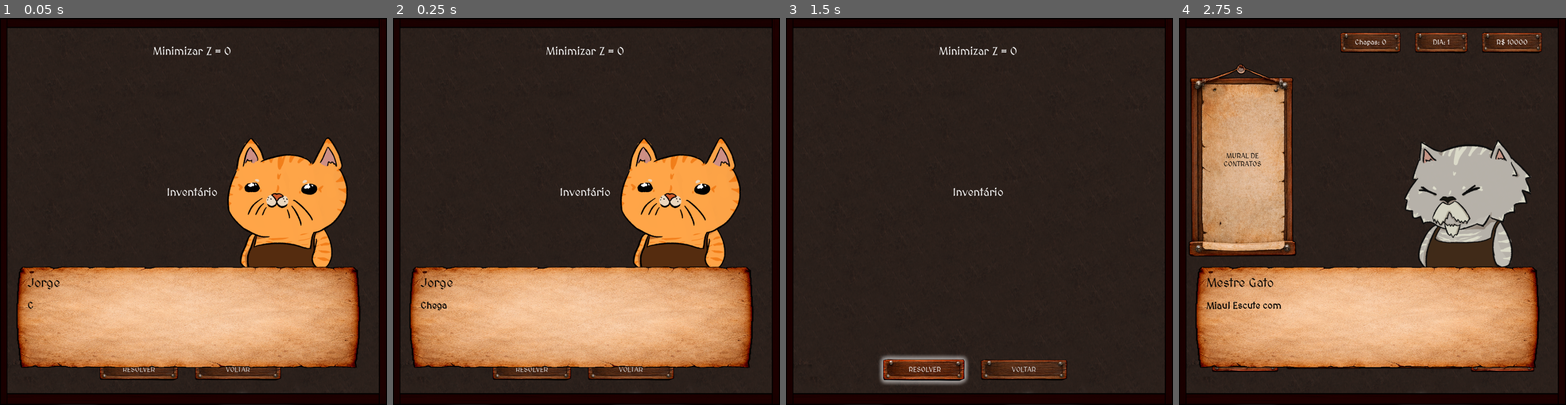
Above: before the commit, frames 1-4 (left to right).
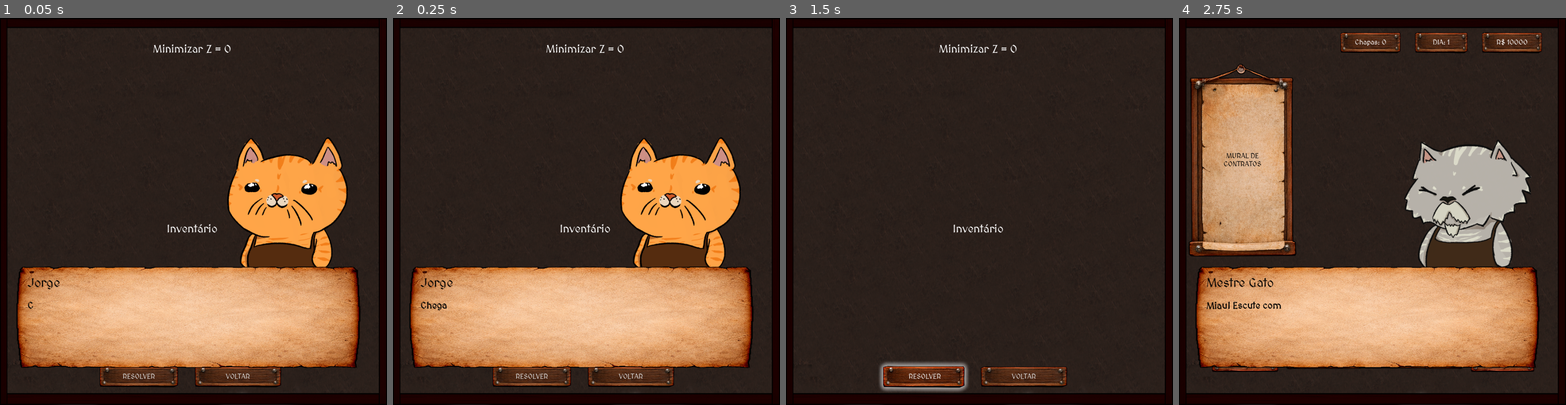
Above: after the commit, the same moments.

Repository: VitaumOS/Jogo_IC-Godot
Game: Godot game, scene res://scene/ModelagemMatematica.tscn
The game is run twice, just before and just after one commit, with the same random seed, the same clock (stepped at 60 frames per second) and the same inputs. This scene is started directly instead of the project's main scene.
Inputs (mouse positions are in pixels of both pictures, inside the frame that each line leads up to):
- Up to frame 1 (0.05 s): no input
- Up to frame 2 (0.25 s): no input
- Up to frame 3 (1.5 s): tap Enter (ui_accept) at 0.5, 0.77 s; move the mouse to (1064, 192) at 0.52 s; click (1064, 192) at 0.67 s; click "RESOLVER" at 1.25 s
- Up to frame 4 (2.75 s): click "VOLTAR" at 2 s

The runs differ from the first frame. In frame 1, 1.9% of the frame differs, in the area x 25-73%, y 6-96%; in frame 2, 1.9%; in frame 3, 3.4%, in the area x 24-73%, y 6-97%; in frame 4, nothing differs.

Commit message:
Modificações da Modelagem Matemática
Inseri as mudanças da miniatura de padrão de corte na modelagem matemática e no treino

Diff:
--- a/scene/ModelagemMatematica.tscn
+++ b/scene/ModelagemMatematica.tscn
@@ -21,7 +21,7 @@
 [node name="MainMargin" type="Control" parent="." unique_id=697386958]
 anchors_preset = 0
 offset_left = 11.0
-offset_top = 43.0
+offset_top = 11.0
 offset_right = 888.0
 offset_bottom = 873.0
 
@@ -30,14 +30,15 @@
 offset_left = 11.0
 offset_top = 21.0
 offset_right = 861.0
-offset_bottom = 854.0
+offset_bottom = 865.0
 
 [node name="PainelEsquerdo" type="VBoxContainer" parent="MainMargin/LayoutPrincipal" unique_id=15311472]
 layout_mode = 2
 
 [node name="PainelFuncao" type="HBoxContainer" parent="MainMargin/LayoutPrincipal/PainelEsquerdo" unique_id=347437643]
+custom_minimum_size = Vector2(0, 83.68)
 layout_mode = 2
-theme_override_constants/separation = 22
+theme_override_constants/separation = 7
 alignment = 1
 
 [node name="FuncaoObjetivo" type="Label" parent="MainMargin/LayoutPrincipal/PainelEsquerdo/PainelFuncao" unique_id=587102331]
@@ -48,15 +49,16 @@
 vertical_alignment = 1
 
 [node name="Spacer" type="Control" parent="MainMargin/LayoutPrincipal/PainelEsquerdo" unique_id=1002267743]
-custom_minimum_size = Vector2(0, 44.955)
+custom_minimum_size = Vector2(0, 5.69)
 layout_mode = 2
 
 [node name="ContainerRestricoes" type="VBoxContainer" parent="MainMargin/LayoutPrincipal/PainelEsquerdo" unique_id=866054742]
-custom_minimum_size = Vector2(850, 240.23)
+custom_minimum_size = Vector2(850, 341.255)
 layout_mode = 2
+theme_override_constants/separation = -13
 
 [node name="PainelDireito" type="VBoxContainer" parent="MainMargin/LayoutPrincipal" unique_id=1305794751]
-custom_minimum_size = Vector2(0, 371.295)
+custom_minimum_size = Vector2(0, 345)
 layout_mode = 2
 
 [node name="TituloInventario" type="Label" parent="MainMargin/LayoutPrincipal/PainelDireito" unique_id=1285108412]
@@ -66,11 +68,11 @@
 horizontal_alignment = 1
 
 [node name="ScrollPadroes" type="ScrollContainer" parent="MainMargin/LayoutPrincipal/PainelDireito" unique_id=286250799]
-custom_minimum_size = Vector2(300, 380)
+custom_minimum_size = Vector2(300, 300)
 layout_mode = 2
 
 [node name="ContainerPadroesSelecao" type="VBoxContainer" parent="MainMargin/LayoutPrincipal/PainelDireito/ScrollPadroes" unique_id=735313933]
-custom_minimum_size = Vector2(800, 380)
+custom_minimum_size = Vector2(800, 300)
 layout_mode = 2
 
 [node name="Botoes" type="HBoxContainer" parent="MainMargin/LayoutPrincipal" unique_id=1170674162]
@@ -103,10 +105,10 @@
 
 [node name="ResultadoCortesLabel" type="Label" parent="." unique_id=959085558]
 layout_mode = 0
-offset_left = 24.0
-offset_top = 288.0
-offset_right = 888.0
-offset_bottom = 374.0
+offset_left = 615.0
+offset_top = 506.0
+offset_right = 877.0
+offset_bottom = 792.0
 horizontal_alignment = 1
 
 [node name="SistemaDialogo" parent="." unique_id=477801998 instance=ExtResource("5_0v088")]
--- a/scene/Telainicial.tscn
+++ b/scene/Telainicial.tscn
@@ -64,7 +64,7 @@
 offset_top = 839.0
 offset_right = 874.0
 offset_bottom = 863.0
-text = "V0.1 - Teste"
+text = "V0.4 - Teste"
 horizontal_alignment = 1
 
 [connection signal="pressed" from="MenuBotoes/BtnJogar" to="." method="_on_btn_jogar_pressed"]
--- a/scene/TreinoModelagem.tscn
+++ b/scene/TreinoModelagem.tscn
@@ -51,6 +51,7 @@
 vertical_alignment = 1
 
 [node name="MiniaturaModeloChapa" parent="MainMargin/LayoutPrincipal/PainelEsquerdo/PainelFuncao" unique_id=1265181084 instance=ExtResource("3_2kx74")]
+visible = false
 layout_mode = 2
 
 [node name="ScrollRestricoes" type="ScrollContainer" parent="MainMargin/LayoutPrincipal/PainelEsquerdo" unique_id=1281827232]
@@ -94,6 +95,7 @@
 text = "RESOLVER"
 
 [node name="Voltar" type="Button" parent="MainMargin/LayoutPrincipal/Botoes" unique_id=1945429112]
+custom_minimum_size = Vector2(150, 0)
 layout_mode = 2
 theme_override_styles/normal = ExtResource("3_b2rob")
 text = "VOLTAR"
--- a/scene/aux_scene/miniatura_modelo_chapa.tscn
+++ b/scene/aux_scene/miniatura_modelo_chapa.tscn
@@ -14,17 +14,17 @@
 offset_bottom = -10.9
 
 [node name="Sprite" type="Sprite2D" parent="." unique_id=1691938254]
-position = Vector2(23, 48)
-scale = Vector2(0.2908745, 0.27368423)
+position = Vector2(13, 40)
+scale = Vector2(0.21387832, 0.18421052)
 texture = ExtResource("1_fw3ul")
 
 [node name="Numero" type="Label" parent="." unique_id=372807820]
 layout_mode = 1
 anchors_preset = -1
 offset_left = 4.0
-offset_top = 66.0
+offset_top = 43.0
 offset_right = 44.0
-offset_bottom = 90.0
+offset_bottom = 67.0
 theme_override_font_sizes/font_size = 18
 text = "N"
 horizontal_alignment = 1
--- a/scene/aux_scene/restricao.tscn
+++ b/scene/aux_scene/restricao.tscn
@@ -40,7 +40,7 @@
 
 [node name="Restricao" type="HBoxContainer" parent="." unique_id=2021102660]
 layout_mode = 2
-theme_override_constants/separation = 6
+theme_override_constants/separation = 4
 
 [node name="Termo" parent="Restricao" unique_id=115538670 instance=ExtResource("2_ano4k")]
 layout_mode = 2
--- a/scene/aux_scene/termo_restricao.tscn
+++ b/scene/aux_scene/termo_restricao.tscn
@@ -7,7 +7,7 @@
 offset_top = 11.0
 offset_right = 32.0
 offset_bottom = 97.0
-theme_override_constants/separation = 19
+theme_override_constants/separation = 13
 alignment = 1
 
 [node name="Qtd" type="Label" parent="." unique_id=215772531]
--- a/script/ModelagemMatematica.gd
+++ b/script/ModelagemMatematica.gd
@@ -1,7 +1,9 @@
 extends Control
 
 var cena_padrao_visual = load("res://scene/aux_scene/Padrao_Corte.tscn")
+var restricao = load("res://scene/aux_scene/restricao.tscn")
 var miniatura = load("res://scene/aux_scene/miniatura_modelo_chapa.tscn")
+var termo_restricao = load("res://scene/aux_scene/termo_restricao.tscn")
 
 @onready var funcao_objetivo_lbl = $MainMargin/LayoutPrincipal/PainelEsquerdo/PainelFuncao/FuncaoObjetivo
 @onready var container_funcao = $MainMargin/LayoutPrincipal/PainelEsquerdo/PainelFuncao
@@ -80,63 +82,67 @@
 			padroes_selecionados_indices.append(idx_padrao)
 	else:
 		padroes_selecionados_indices.erase(idx_padrao)
+	_gerar_restricoes_demanda()
 	_atualizar_equacoes_na_tela()
 	_reorganizar_texto_botoes()
 
 func _reorganizar_texto_botoes() -> void:
 	var idx_atual = 0
 	for item in container_padroes_selecao.get_children():
-		if item is HBoxContainer:
-			var btn = item.get_child(0) as Button
-			if btn:
-				if btn.is_pressed():
-					var posicao_na_equacao = padroes_selecionados_indices.find(idx_atual)
-					btn.text = " Ativo [x%d] " % (posicao_na_equacao + 1)
-				else:
-					btn.text = " Incluir "
-		idx_atual += 1
+		var btn = item.get_child(0) as Button
+		if btn.is_pressed():
+			var posicao_na_equacao = padroes_selecionados_indices.find(idx_atual)
+			btn.text = " Ativo [%d] " % (posicao_na_equacao + 1)
+		else:
+			btn.text = " Incluir "
+	idx_atual += 1
 
 func _gerar_restricoes_demanda() -> void:
 	if not container_restricoes: return
 
 	for child in container_restricoes.get_children():
 		child.queue_free()
-	inputs_demanda.clear()
 
 	if not Global.contrato_ativo: return
 
 	var demanda_contrato = Global.contrato_ativo.demanda
 	for i in range(demanda_contrato.size()):
 		if demanda_contrato[i] > 0:
-			var nome_peca = Global.pecas_disponiveis[i].nome
-
-			var h_box = HBoxContainer.new()
-			h_box.alignment = BoxContainer.ALIGNMENT_CENTER
-
-			var lbl_nome = Label.new()
-			lbl_nome.text = nome_peca + ": "
-			h_box.add_child(lbl_nome)
-
-			var lbl_tecnica = Label.new()
+			var rest = restricao.instantiate()
+			rest.find_child("Peca").texture = load(Global.pecas_disponiveis[i].caminho_textura)
+			var lbl_tecnica = rest.find_child("Restricao")
 			lbl_tecnica.name = "CoeficientesPeca_" + str(i)
-			lbl_tecnica.text = "0"
-			h_box.add_child(lbl_tecnica)
-
-			var lbl_sinal = Label.new()
-			lbl_sinal.text = "  >=  "
-			h_box.add_child(lbl_sinal)
-
-			var input_qtd = LineEdit.new()
-			input_qtd.custom_minimum_size = Vector2(60, 0)
-			input_qtd.alignment = HORIZONTAL_ALIGNMENT_CENTER
-
-			input_qtd.text_changed.connect(func(novo_texto):
-				input_qtd.text = RegEx.create_from_string("[0-9]*").search(novo_texto).get_string()
-			)
-
-			h_box.add_child(input_qtd)
-			container_restricoes.add_child(h_box)
-			inputs_demanda[i] = input_qtd
+
+			for child in lbl_tecnica.get_children():
+				child.queue_free()
+
+			var primeiro_termo = true
+			for j in range(padroes_selecionados_indices.size()):
+				var padrao = Global.padroes_desbloqueados[padroes_selecionados_indices[j]]
+				var comp_padrao = padrao.get("composicao", [])
+				var qtd_na_chapa = comp_padrao[i] if i < comp_padrao.size() else 0
+
+				if qtd_na_chapa > 0:
+					if not primeiro_termo:
+						var lbl_mais = Label.new()
+						lbl_mais.text = "     +"
+						lbl_mais.vertical_alignment = VERTICAL_ALIGNMENT_CENTER
+						lbl_mais.add_theme_font_size_override("font_size", 26)
+						lbl_tecnica.add_child(lbl_mais)
+					primeiro_termo = false
+
+					var termo = termo_restricao.instantiate()
+					termo.find_child("Qtd").text = str(qtd_na_chapa)
+					termo.find_child("Miniatura").find_child("Numero").text = str(j + 1)
+					lbl_tecnica.add_child(termo)
+			if primeiro_termo:
+				var lbl_zero = Label.new()
+				lbl_zero.text = "0"
+				lbl_zero.add_theme_font_size_override("font_size", 26)
+				lbl_tecnica.add_child(lbl_zero)
+
+			rest.find_child("demanda").text = str(demanda_contrato[i])
+			container_restricoes.add_child(rest)
 
 func _atualizar_equacoes_na_tela() -> void:
 	var termos_funcao_obj = []
@@ -150,43 +156,19 @@
 				child.queue_free()
 	else:
 		funcao_objetivo_lbl.text = "Minimizar Z = "
-		container_funcao.add_theme_constant_override("separation", 8)
-
 		for child in container_funcao.get_children():
 			if child != funcao_objetivo_lbl:
 				child.queue_free()
 
 		for i in range(padroes_selecionados_indices.size()):
 			if i > 0:
-				var lbl_mais = Label.new(); lbl_mais.text = "          +"
+				var lbl_mais = Label.new(); lbl_mais.text = "    +"
+				lbl_mais.add_theme_font_size_override("font_size", 26)
 				container_funcao.add_child(lbl_mais)
 			var mini = miniatura.instantiate()
 			container_funcao.add_child(mini)
-			mini.find_child("Numero").text = str(i + 1)
-
-
-	if not Global.contrato_ativo: return
-	var demanda_contrato = Global.contrato_ativo.demanda
-
-	for i in range(demanda_contrato.size()):
-		if demanda_contrato[i] > 0:
-			var lbl_coef = container_restricoes.find_child("CoeficientesPeca_" + str(i), true, false) as Label
-			if lbl_coef:
-				var termos_da_peca = []
-				for j in range(padroes_selecionados_indices.size()):
-					var idx_padrao_original = padroes_selecionados_indices[j]
-					var padrao = Global.padroes_desbloqueados[idx_padrao_original]
-
-					var comp_padrao = padrao.get("composicao", [])
-					var qtd_na_chapa = comp_padrao[i] if i < comp_padrao.size() else 0
-
-					if qtd_na_chapa > 0:
-						termos_da_peca.append(str(qtd_na_chapa) + "x" + str(j + 1))
-
-				if termos_da_peca.is_empty():
-					lbl_coef.text = "0"
-				else:
-					lbl_coef.text = " + ".join(termos_da_peca)
+			var num_node = mini.find_child("Numero")
+			num_node.text = str(i + 1)
 
 func _on_btn_resolver_pressed() -> void:
 	if padroes_selecionados_indices.is_empty(): return
@@ -200,16 +182,9 @@
 	matriz_demanda_manual.resize(Global.pecas_disponiveis.size())
 	matriz_demanda_manual.fill(0)
 
-	for idx_peca in inputs_demanda.keys():
-		var input_edit = inputs_demanda[idx_peca] as LineEdit
-		var valor_digitado = int(input_edit.text.strip_edges())
-		var valor_real_contrato = Global.contrato_ativo.demanda[idx_peca]
-
-		if input_edit.text.strip_edges() == "" or valor_digitado != valor_real_contrato:
-			if resultado_lbl:
-				resultado_lbl.text = "Erro: Valores digitados nas restrições divergem do Contrato!"
-			return
-		matriz_demanda_manual[idx_peca] = valor_digitado
+	if Global.contrato_ativo:
+		for i in range(Global.contrato_ativo.demanda.size()):
+			matriz_demanda_manual[i] = Global.contrato_ativo.demanda[i]
 
 	var args = [PYTHON_SCRIPT, JSON.stringify(matriz_demanda_manual), JSON.stringify(composicoes_enviadas), OUTPUT_FILE_PATH]
 	OS.execute(PYTHON_PATH, args)
Not shown, changed: images/placa_brilha.png.import
